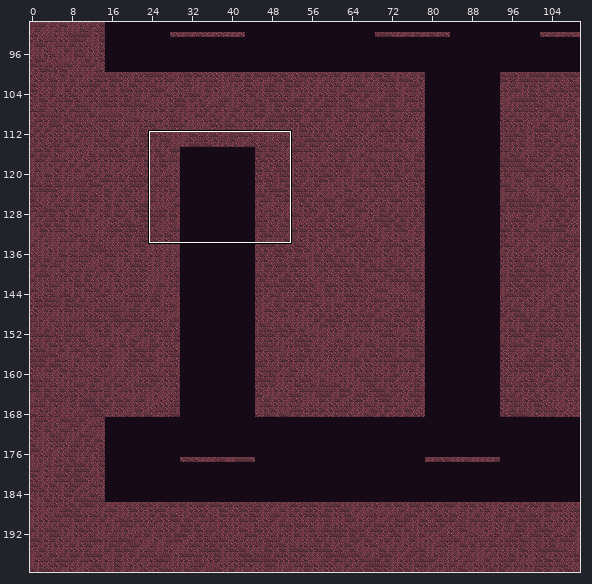
Tiled map, stored at android/assets/maps/TunnelMap1.tmx. Above: a wide view before the commit, with the close-up outlined.
Close-up. As it was:
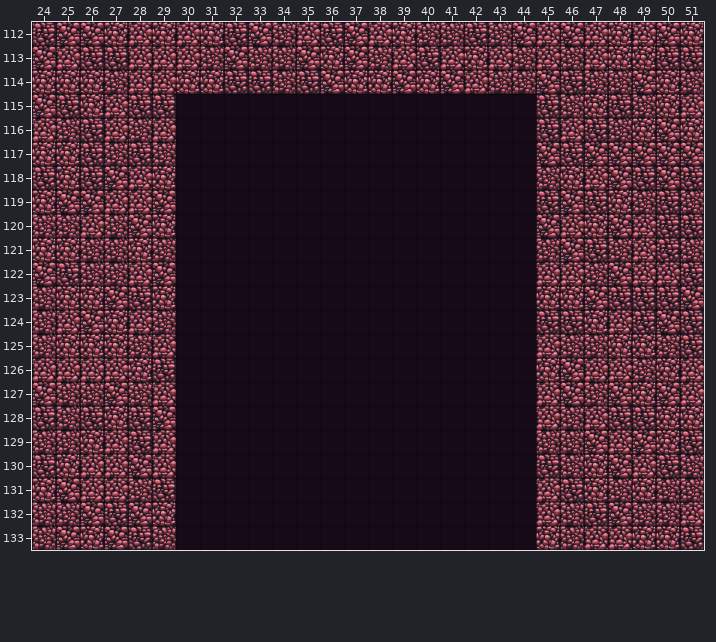
Cells are 64x64 px. Shown: x 24..51, y 112..133. The commit also changed other parts of the map, which this record leaves out.
The same view after the edit:
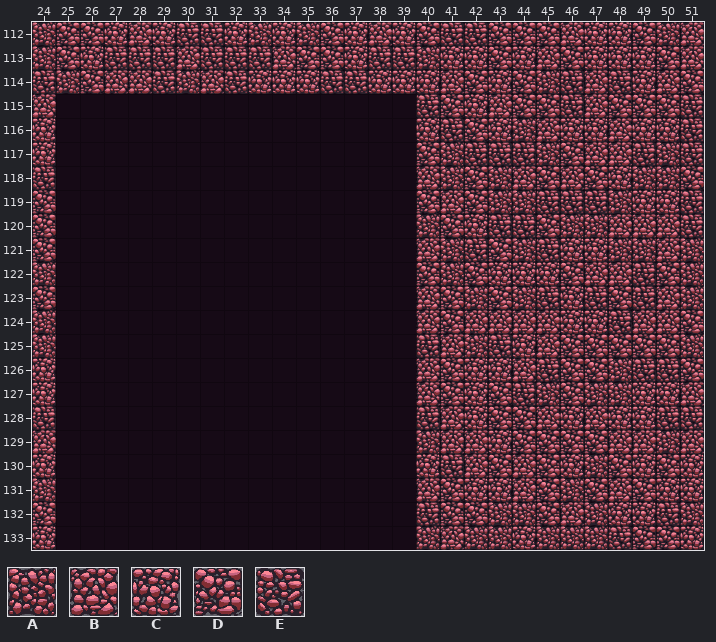
Key: from "tileMapGutter": A 5, B 6, C 7, D 8, E 9.
_ is an empty cell, . an unchanged one.
Difference:
--- layer "terrain"
@@ x 24..51 @@
-112 E.....BCEDABED..AA.A.BDB.BDC
-113 DBE.BB.ADAA.CDABEB.BA.AB..EE
-114 CCCA.BCC.EAEDC.D.DBAAD.AADCA
-115 DECBEE.........._____EACEACB
-116 BAEBAB.........._____EBEA.DC
-117 .CEAEA.........._____DEDDDDD
-118 .CEDBC.........._____ACBDEDE
-119 CDDBBD.........._____.D.CAEA
-120 AABADC.........._____.BCD.E.
-121 CCAACA.........._____ADE.BE.
-122 DEAABD.........._____BBADBBE
-123 ACCDEC.........._____C.DE.ED
-124 .BDCBA.........._____EE.BEDE
-125 .CCCAB.........._____.AACCAE
-126 BBBBCE.........._____C.BBACB
-127 DAADAB.........._____B..D.D.
-128 .AECED.........._____.A.EECC
-129 AACBEB.........._____AA..DCE
-130 ECBBDB.........._____EAC.BEA
-131 CDBBAE.........._____BECACAA
-132 AADEDC.........._____BAEDAAB
-133 ADCDEA.........._____C.BBCCE
+112 A.....EECACADC..DE.D.DBC.DAB
+113 ADC.EE.EEEB.DCEEAC.DC.DC..DB
+114 EADB.EAB.CCCEE.C.BDCDA.BECBD
+115 B_____..........EDCBDDEBDDDE
+116 C_____..........CEDCABCCB.CE
+117 ._____..........DAEEEADBBEAE
+118 ._____..........BADABDBDCAAD
+119 D_____..........DBDAA.E.ACCE
+120 D_____..........ADCEE.AAB.B.
+121 D_____..........BAEDAECC.AB.
+122 A_____..........DADCCCDBBEDA
+123 D_____..........BDADAE.ED.BA
+124 ._____..........BDBBBBC.EBBD
+125 ._____..........EBAEC.DDDDDA
+126 C_____..........BDCCBE.DAEED
+127 C_____..........BDCDEA..A.C.
+128 ._____..........EBCDD.C.CCEE
+129 B_____..........ABBCDDD..BAB
+130 C_____..........CEBDBDCA.CDC
+131 A_____..........BDCCBDADBDCC
+132 D_____..........EDDAADBACCEA
+133 C_____..........ABAACA.AEDDC
Where, in picture pixels (left, top, right, bottom), the same in both close-ups:
changed: (32, 22, 704, 550)
